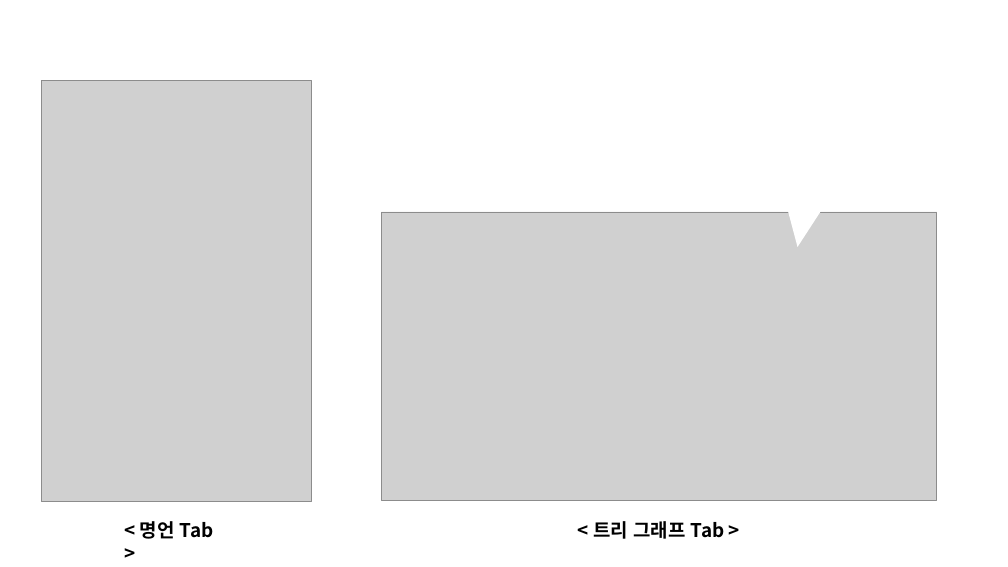
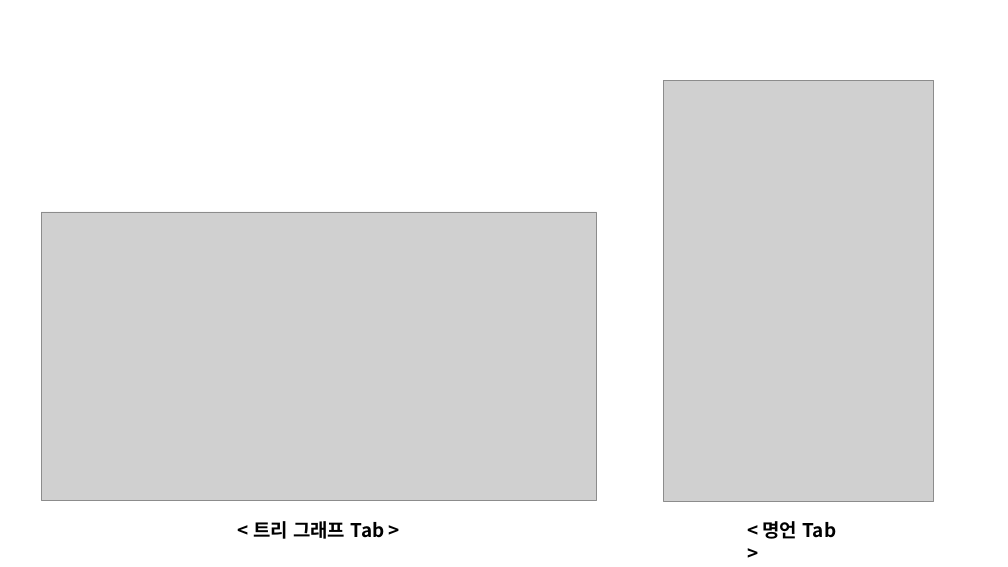
Before and after one commit to SunrinParty2018/Document, a slide deck: slide 10 of 3학년1반3조ppt.pptx (slide 7 before the commit). Drawn at 1008x567 pixels with LibreOffice and Linux fonts; fonts in the diff are those of the drawing; grey boxes stand for pictures; background and template pictures are left out. Boxes give left, top, right and bottom in pixels: in the first picture for what was removed or moved away, otherwise in the second. Text is boxed around its words. In the diff, an @@ line names an element or a change of style, - is before the commit and + after.

```diff
--- a/3학년1반3조ppt.pptx
+++ b/3학년1반3조ppt.pptx
@@ picture: place and size @@
-picture at bbox=[41, 80, 311, 502]
+picture at bbox=[664, 80, 934, 502]
@@ rounded speech box removed at bbox=[754, 64, 937, 197] @@
@@ picture: place and size @@
-picture at bbox=[381, 212, 937, 501]
+picture at bbox=[41, 212, 597, 501]
@@ text "< 트리 그래프 Tab >": place and size @@
-text "< 트리 그래프 Tab >" at bbox=[593, 521, 725, 539]
+text "< 트리 그래프 Tab >" at bbox=[253, 521, 385, 539]
@@ text "< 명언 Tab >": place and size @@
-text "< 명언 Tab >" at bbox=[140, 521, 214, 539]
+text "< 명언 Tab >" at bbox=[762, 521, 837, 539]
```
Also in this commit, not shown: 4 other slides changed, 3 slides added.
